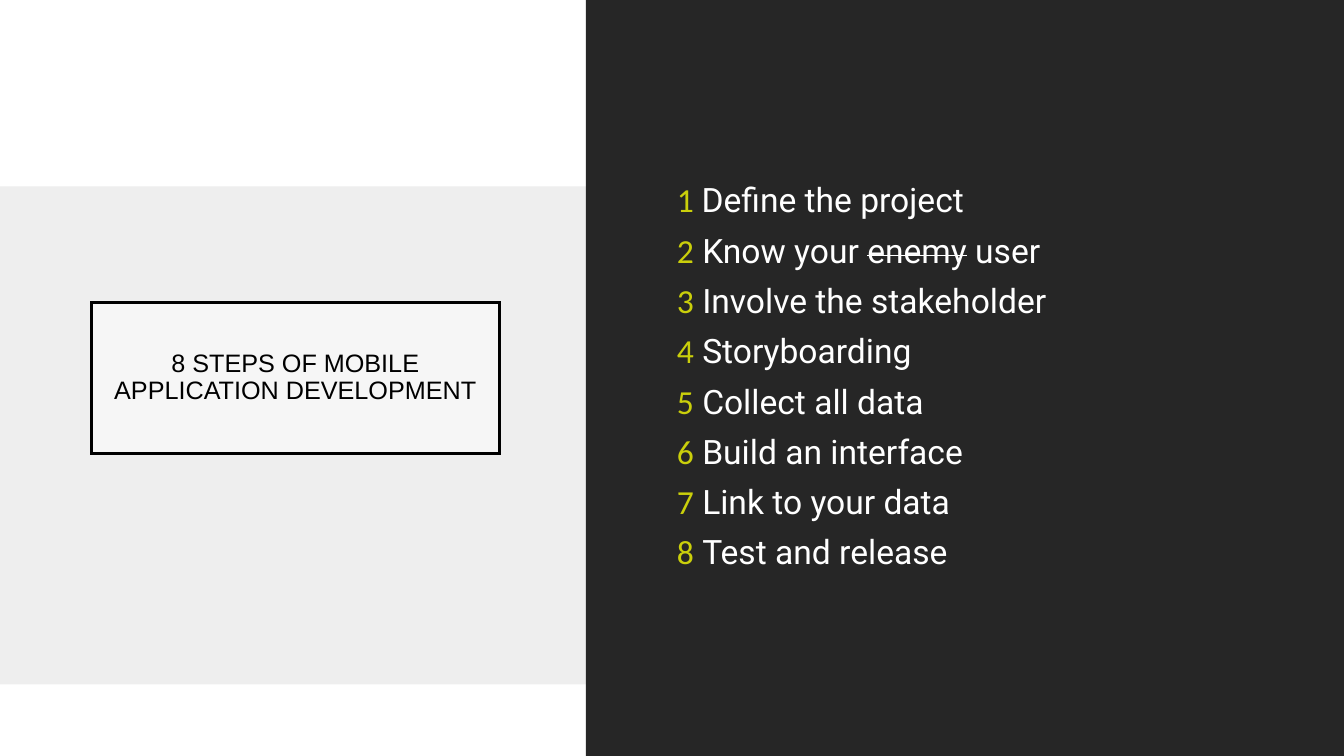
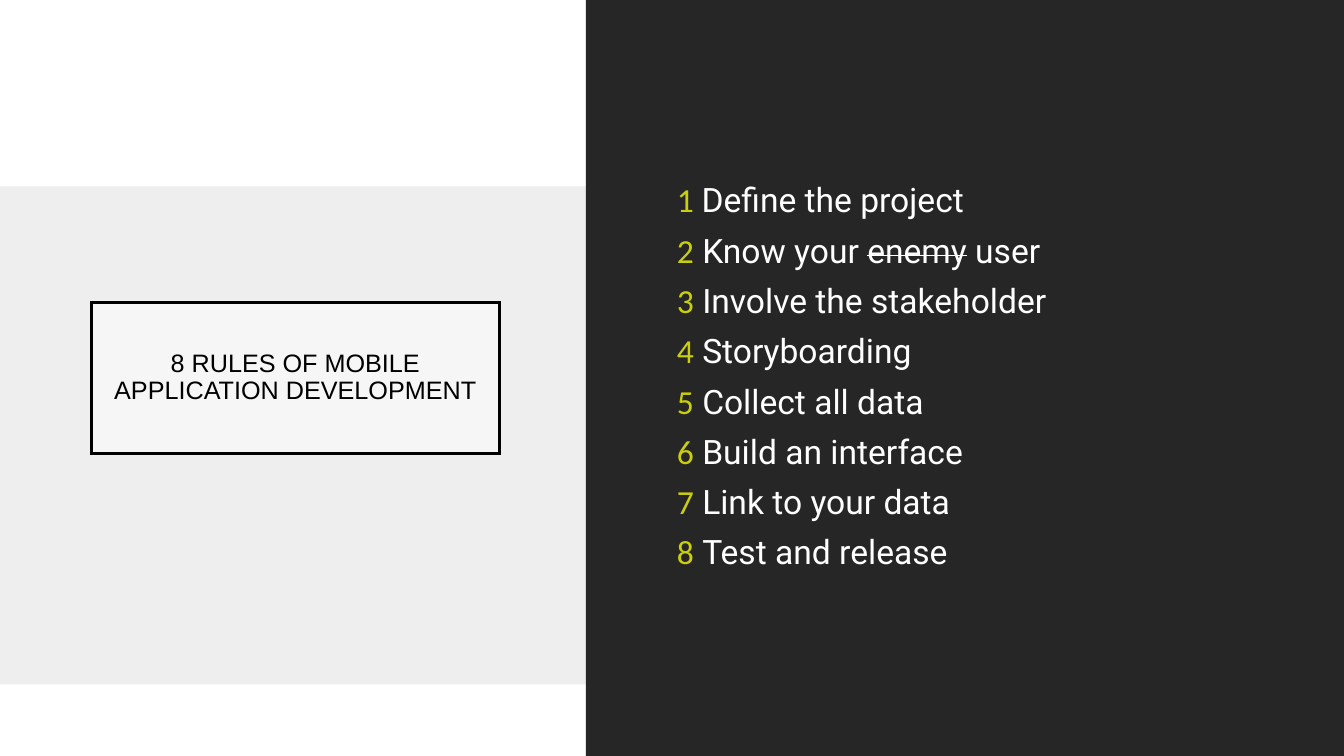
Before and after one commit to WebDevelopWolf/Training, a slide deck: slide 8 of Udemy/Lecture 1 - Application Design/Application Design - Screen.pptx (slide 7 before the commit). Drawn at 1344x756 pixels with LibreOffice and Linux fonts; fonts in the diff are those of the drawing. Boxes give left, top, right and bottom in pixels: in the first picture for what was removed or moved away, otherwise in the second. Text is boxed around its words. In the diff, an @@ line names an element or a change of style, - is before the commit and + after.

```diff
--- a/Udemy/Lecture 1 - Application Design/Application Design - Screen.pptx
+++ b/Udemy/Lecture 1 - Application Design/Application Design - Screen.pptx
@@ title at box(114, 354, 476, 400): text changed @@
-8 STEPS OF MOBILE APPLICATION DEVELOPMENT
+8 RULES OF MOBILE APPLICATION DEVELOPMENT
```
Also in this commit, not shown: 9 slides added, 46 other files.
